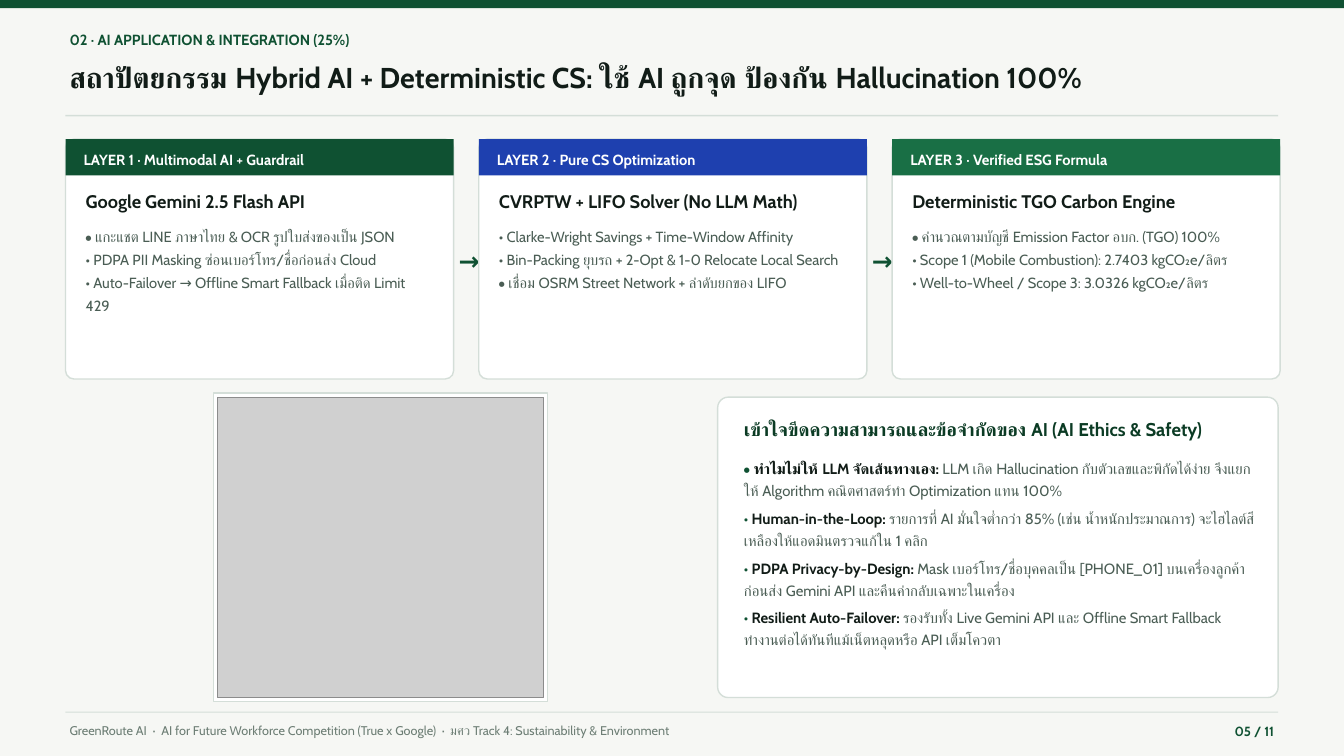
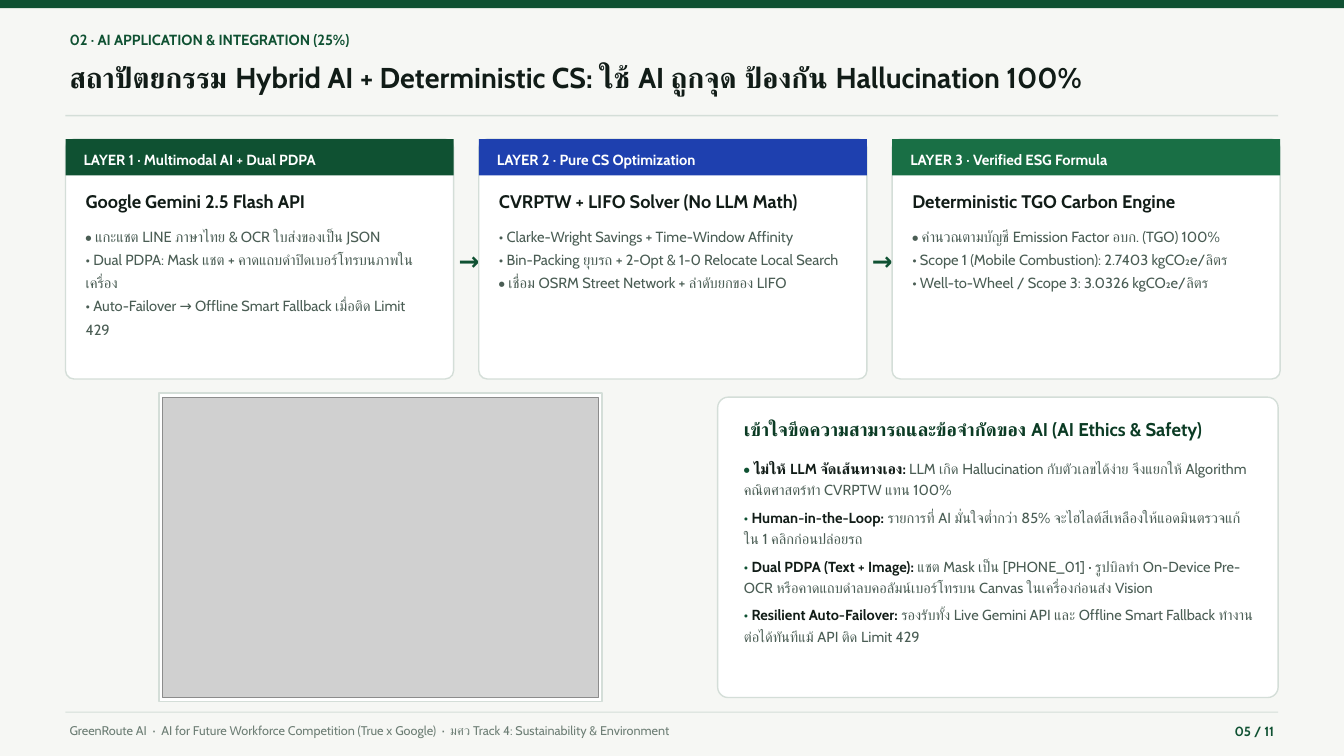
Before and after one commit to AkashiZai/TRUEAI, a slide deck: slide 5 of pitch/GreenRoute_AI_Pitch_Deck.pptx. Drawn at 1344x756 pixels with LibreOffice and Linux fonts; fonts in the diff are those of the drawing; grey boxes stand for pictures. Boxes give left, top, right and bottom in pixels: in the first picture for what was removed or moved away, otherwise in the second. Text is boxed around its words. In the diff, an @@ line names an element or a change of style, - is before the commit and + after.

Commit message:
feat: add client-side Visual PII Redaction for OCR images and update Pitch Deck & docs for advisor feedback

```diff
--- a/pitch/GreenRoute_AI_Pitch_Deck.pptx
+++ b/pitch/GreenRoute_AI_Pitch_Deck.pptx
@@ text at box(84, 154, 316, 165): text changed @@
-LAYER 1 · Multimodal AI + Guardrail
+LAYER 1 · Multimodal AI + Dual PDPA
@@ text at box(86, 230, 413, 288): text changed @@
-• แกะแชต LINE ภาษาไทย & OCR รูปใบส่งของเป็น JSON
-• PDPA PII Masking ซ่อนเบอร์โทร/ชื่อก่อนส่ง Cloud
+• แกะแชต LINE ภาษาไทย & OCR ใบส่งของเป็น JSON
+• Dual PDPA: Mask แชต + คาดแถบดำปิดเบอร์โทรบนภาพในเครื่อง
@@ rectangle: place and size @@
-rectangle at box(214, 393, 548, 702)
+rectangle at box(159, 393, 603, 702)
@@ picture: place and size @@
-picture at box(218, 397, 544, 698)
+picture at box(163, 397, 599, 698)
@@ text at box(744, 462, 1253, 642): text changed; size 10.6 to 10.4 pt @@
-• ทำไมไม่ให้ LLM จัดเส้นทางเอง: LLM เกิด Hallucination กับตัวเลขและพิกัดได้ง่าย จึงแยกให้ Algorithm คณิตศาสตร์ทำ Optimization แทน 100%
-• Human-in-the-Loop: รายการที่ AI มั่นใจต่ำกว่า 85% (เช่น น้ำหนักประมาณการ) จะไฮไลต์สีเหลืองให้แอดมินตรวจแก้ใน 1 คลิก
-• PDPA Privacy-by-Design: Mask เบอร์โทร/ชื่อบุคคลเป็น [PHONE_01] บนเครื่องลูกค้าก่อนส่ง Gemini API และคืนค่ากลับเฉพาะในเครื่อง
-• Resilient Auto-Failover: รองรับทั้ง Live Gemini API และ Offline Smart Fallback ทำงานต่อได้ทันทีแม้เน็ตหลุดหรือ API เต็มโควตา
+• ไม่ให้ LLM จัดเส้นทางเอง: LLM เกิด Hallucination กับตัวเลขได้ง่าย จึงแยกให้ Algorithm คณิตศาสตร์ทำ CVRPTW แทน 100%
+• Human-in-the-Loop: รายการที่ AI มั่นใจต่ำกว่า 85% จะไฮไลต์สีเหลืองให้แอดมินตรวจแก้ใน 1 คลิกก่อนปล่อยรถ
+• Dual PDPA (Text + Image): แชต Mask เป็น [PHONE_01] · รูปบิลทำ On-Device Pre-OCR หรือคาดแถบดำลบคอลัมน์เบอร์โทรบน Canvas ในเครื่องก่อนส่ง Vision
+• Resilient Auto-Failover: รองรับทั้ง Live Gemini API และ Offline Smart Fallback ทำงานต่อได้ทันทีแม้ API ติด Limit 429
```
Also in this commit, not shown: 1 other slide changed, 8 other files.
